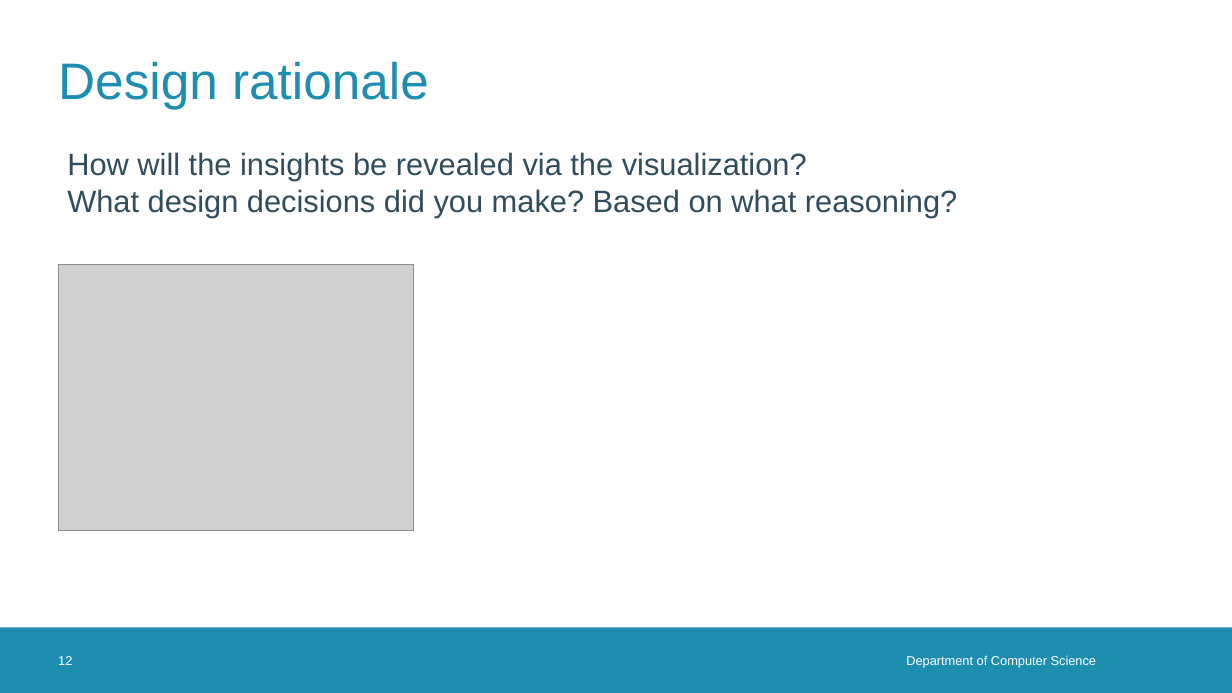
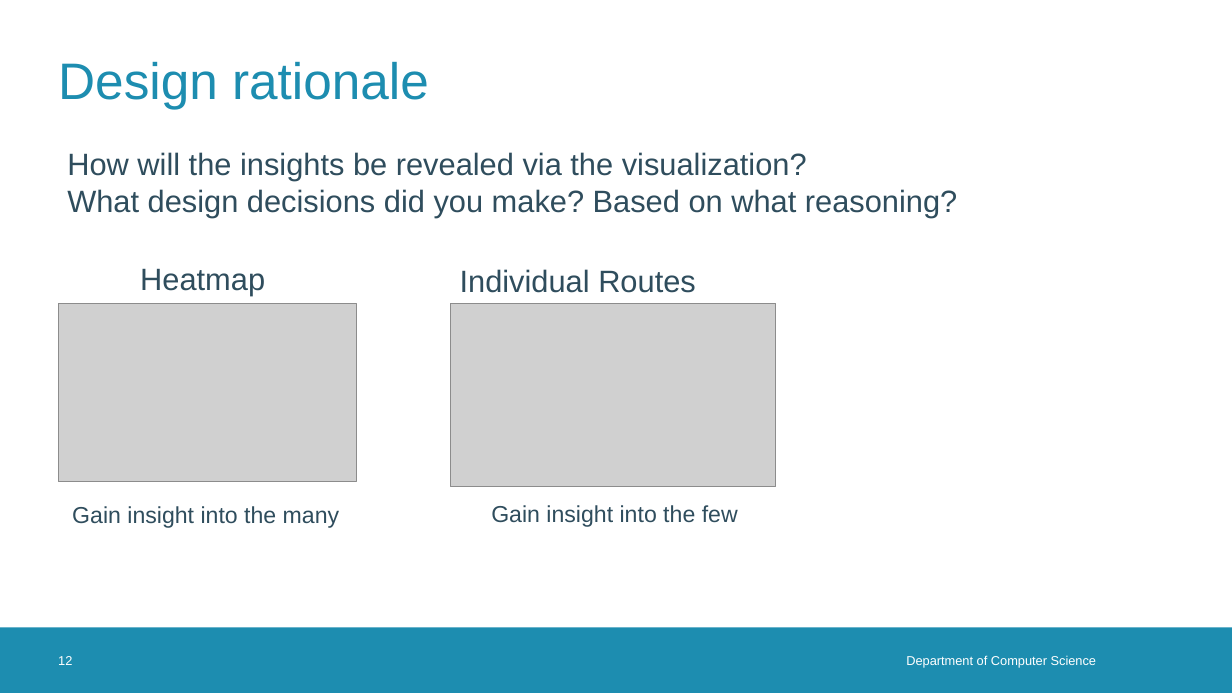
Before and after one commit to MidasLamb/IV, a slide deck: slide 12 of Presentations/infovis intermediate presentation.pptx. Drawn at 1232x693 pixels with LibreOffice and Linux fonts; fonts in the diff are those of the drawing; grey boxes stand for pictures; background and template pictures are left out. Boxes give left, top, right and bottom in pixels: in the first picture for what was removed or moved away, otherwise in the second. Text is boxed around its words. In the diff, an @@ line names an element or a change of style, - is before the commit and + after.

```diff
--- a/Presentations/infovis intermediate presentation.pptx
+++ b/Presentations/infovis intermediate presentation.pptx
@@ text added at (140, 268, 265, 296), 24 pt, text #2F4D5D @@
+Heatmap
@@ text added at (460, 269, 696, 293), 24 pt, text #2F4D5D @@
+Individual Routes
@@ picture: place and size @@
-picture at (58, 264, 413, 531)
+picture at (58, 303, 357, 482)
@@ picture added at (450, 303, 775, 487) @@
@@ text added at (72, 506, 339, 528), 18 pt, text #2F4D5D @@
+Gain insight into the many
@@ text added at (491, 505, 738, 527), 18 pt, text #2F4D5D @@
+Gain insight into the few
```
Also in this commit, not shown: 1 other slide changed, 3 other files.
